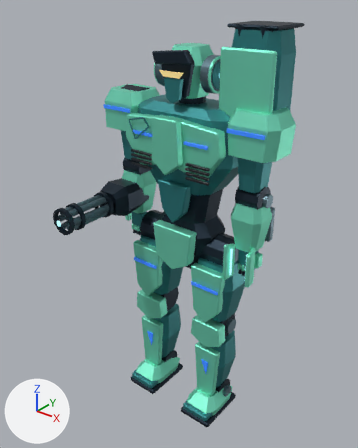
An edit to the Blender file out/mech_reference/t10/t10.blend, drawn before and after from the same camera.
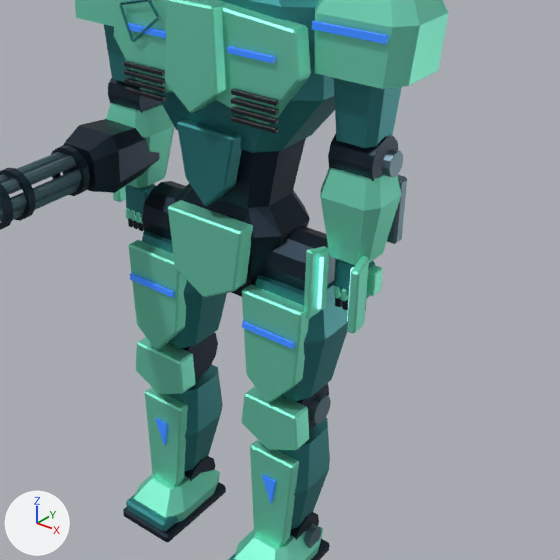
Old and new are each drawn whole from a 50 mm lens placed at (4.18, -5.51, 6.6), pointed at (0.03, -0.32, 3.38) and again close up on the part from 19% to 99% of the width and 26% to 90% of the height. Lighting does not change. The marker at lower left points along +X, +Y and +Z. The first two pictures are the older version. Both versions are drawn at frame 16 of the action 't10:light:elbow_l'; the numbers are the values there.

In view in the first close-up: 'Central abdominal plate', 'Forearm enclosure.001', 'Pelvic chassis', 'Pelvic frontal armor', 'Right forearm gun housing', 'Shoulder interceptor pauldron.001', 'Split pectoral armor.001', 'Sternum keystone', 'Tapered chest carapace', 'Thigh front bevel plate', 'Thigh front bevel plate.001', 'Thigh hard shell.001' and 71 more.
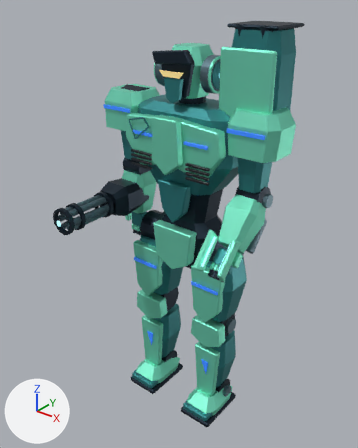
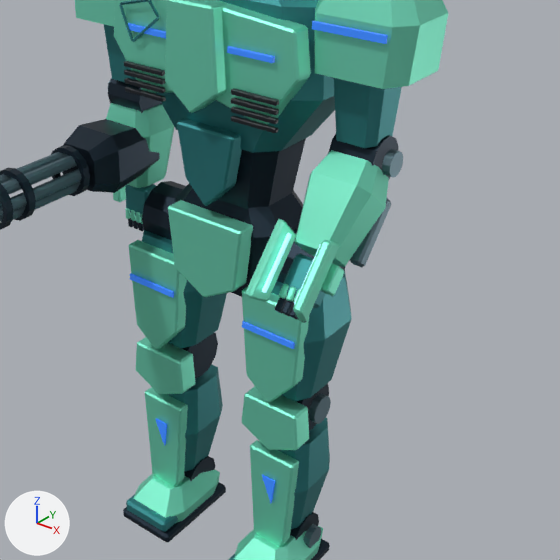
ob_elbow_l is not drawn itself; it is the parent of ob_wrist_l, ob_joint_actuator_elbow_l, ob_joint_hub_elbow_l, ob_forearm_enclosure_001, ob_forearm_steel_tendon_001.

Boxes (x1, y1, x2, y2) around the edits, measured in the close-ups (560 x 560 px):
```json
{"object": "Forearm enclosure.001", "change": "turned", "before": [320, 167, 401, 265], "after": [295, 150, 389, 267]}
{"object": "Retractable shield emitter", "change": "turned", "before": [304, 246, 329, 319], "after": [245, 219, 296, 302]}
{"object": "Retractable shield emitter.001", "change": "turned", "before": [347, 256, 369, 334], "after": [293, 240, 339, 322]}
{"object": "Joint actuator elbow_l", "change": "turned", "before": [328, 134, 398, 181], "after": [328, 134, 399, 181]}
{"object": "Forearm steel tendon.001", "change": "turned", "before": [387, 175, 407, 244], "after": [350, 198, 391, 267]}
{"object": "Palm.001", "change": "turned", "before": [334, 259, 375, 299], "after": [281, 254, 326, 309]}
{"object": "Thumb.001", "change": "turned", "before": [366, 265, 383, 296], "after": [321, 263, 345, 296]}
{"object": "Emitter luminous edge", "change": "turned", "before": [317, 257, 324, 310], "after": [262, 233, 292, 293]}
{"object": "Joint hub elbow_l", "change": "turned", "before": [382, 149, 403, 178], "after": [382, 149, 403, 177]}
{"object": "Finger armor.005", "change": "turned", "before": [341, 288, 348, 302], "after": [286, 286, 297, 302]}
{"object": "Finger armor.004", "change": "turned", "before": [334, 286, 341, 299], "after": [278, 284, 289, 299]}
{"object": "Finger lower.004", "change": "turned", "before": [335, 297, 342, 307], "after": [275, 296, 287, 313]}
{"object": "Finger lower.005", "change": "turned", "before": [342, 299, 348, 310], "after": [282, 300, 294, 317]}
{"object": "Emitter luminous edge.001", "change": "turned", "before": [347, 267, 353, 321], "after": [294, 244, 321, 305]}
{"object": "Finger lower.006", "change": "turned", "after": [289, 305, 297, 319], "on screen": "not visible before"}
{"object": "Finger armor.006", "change": "turned", "after": [293, 289, 300, 303], "on screen": "not visible before"}
{"object": "Joint actuator hip_l", "change": "unchanged, covered by the edit", "before": [260, 226, 330, 291], "after": [277, 228, 345, 283]}
```

The change, as JSON lines over the scene's bpy script:
```json
{"op": "set", "path": "ob_elbow_l.rotation_euler", "old": "(0.0, 0.0, 0.0)", "new": "(-0.72, 0.0, 0.0)", "note": "degrees (0, 0, 0) -> degrees (-41, 0, 0)"}
```
